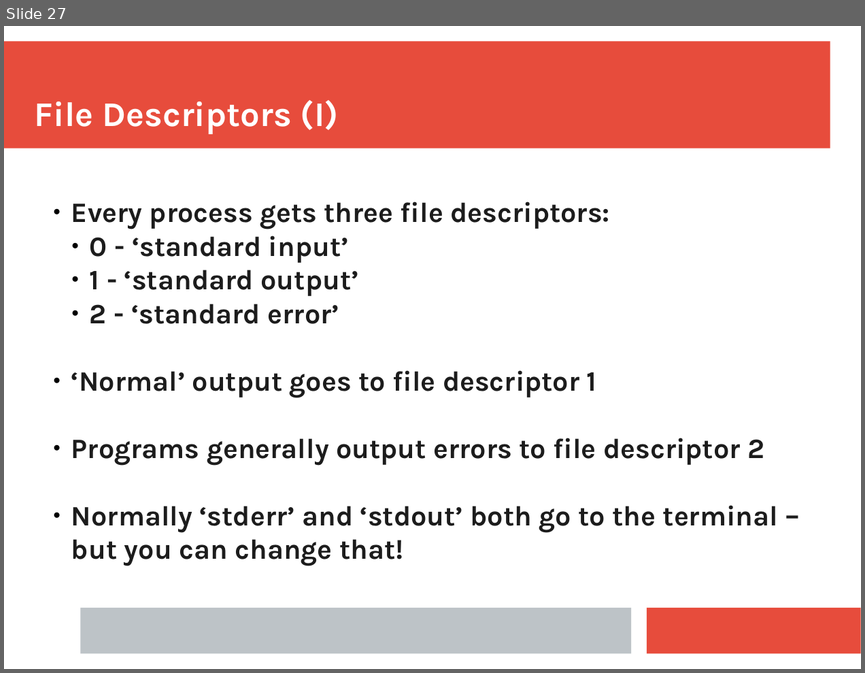
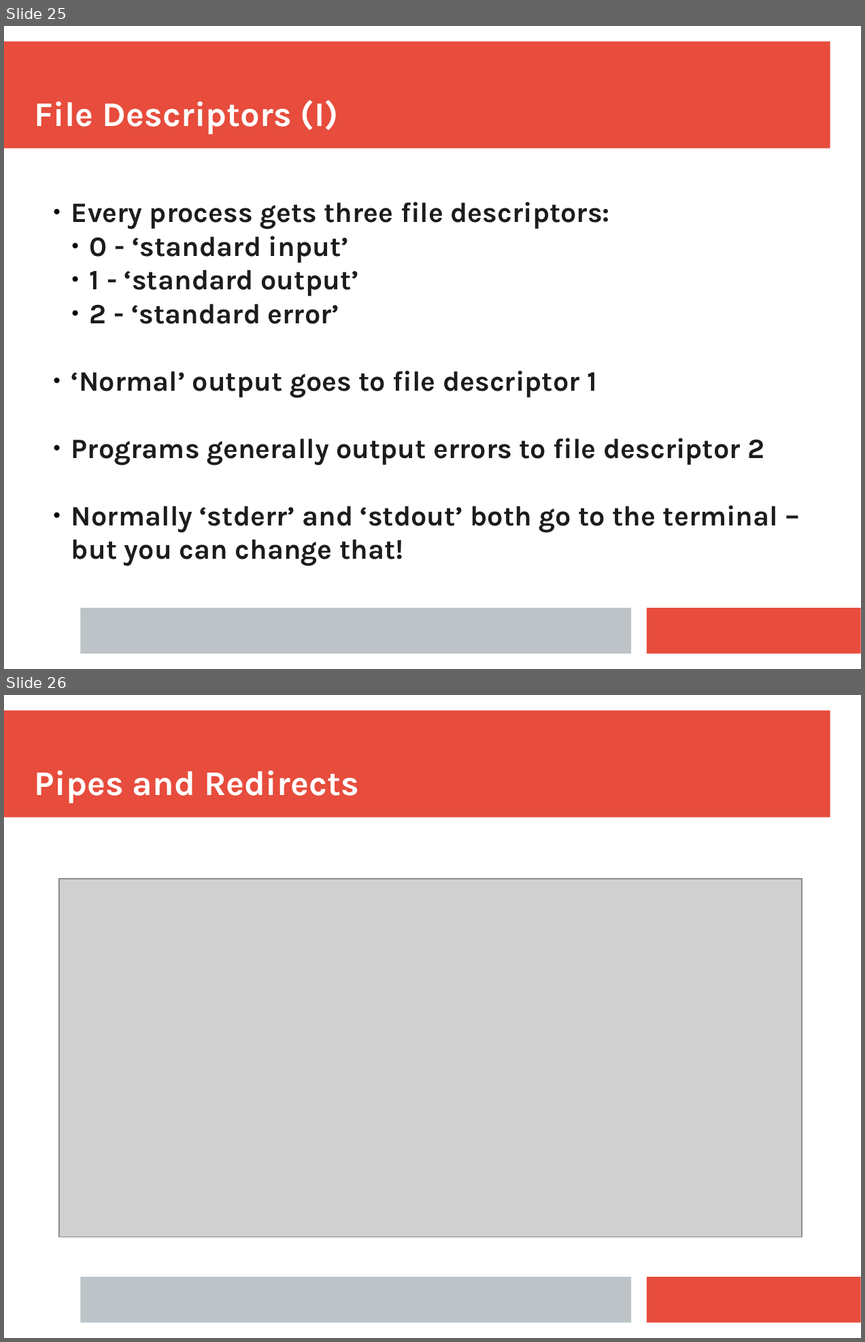
Before and after one commit to ianmiell/introduction-to-bash, a slide deck: slides/introduction_to_bash.pptx. Shown one above the other, each under a label of ours: slide 27 before the commit, slides 25 and 26 after it. The pictures are 865x673 and 865x1342 pixels, drawn with LibreOffice and Linux fonts; fonts in the diff are those of the drawing; grey boxes stand for pictures. Boxes give left, top, right and bottom in pixels: in the first picture for what was removed or moved away, otherwise in the second. Text is boxed around its words. In the diff, an @@ line names an element or a change of style, - is before the commit and + after.

```diff
--- a/slides/introduction_to_bash.pptx
+++ b/slides/introduction_to_bash.pptx
@@ slide 26 added at <box>4,695,861,1338</box>, background #FFFFFF; not listed: 3 template elements that a slide beside it also shows @@
@@ text added at <box>35,770,359,803</box>, 32 pt, text #FFFFFF, bold @@
+Pipes and Redirects
@@ picture added at <box>59,879,802,1236</box> @@
@@ what was slide 27 is now slide 25 @@
```
Also in this commit, not shown: 5 slides changed, 2 other slides added, 2 slides removed, 1 other file.
